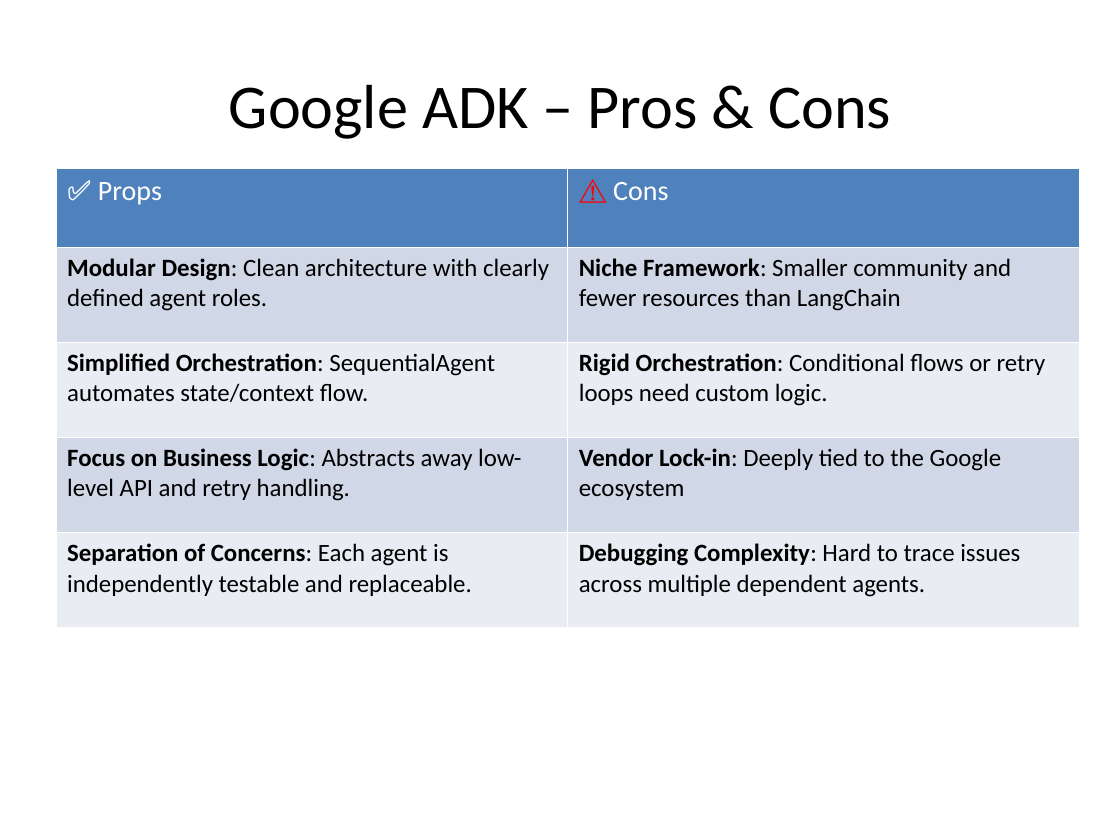
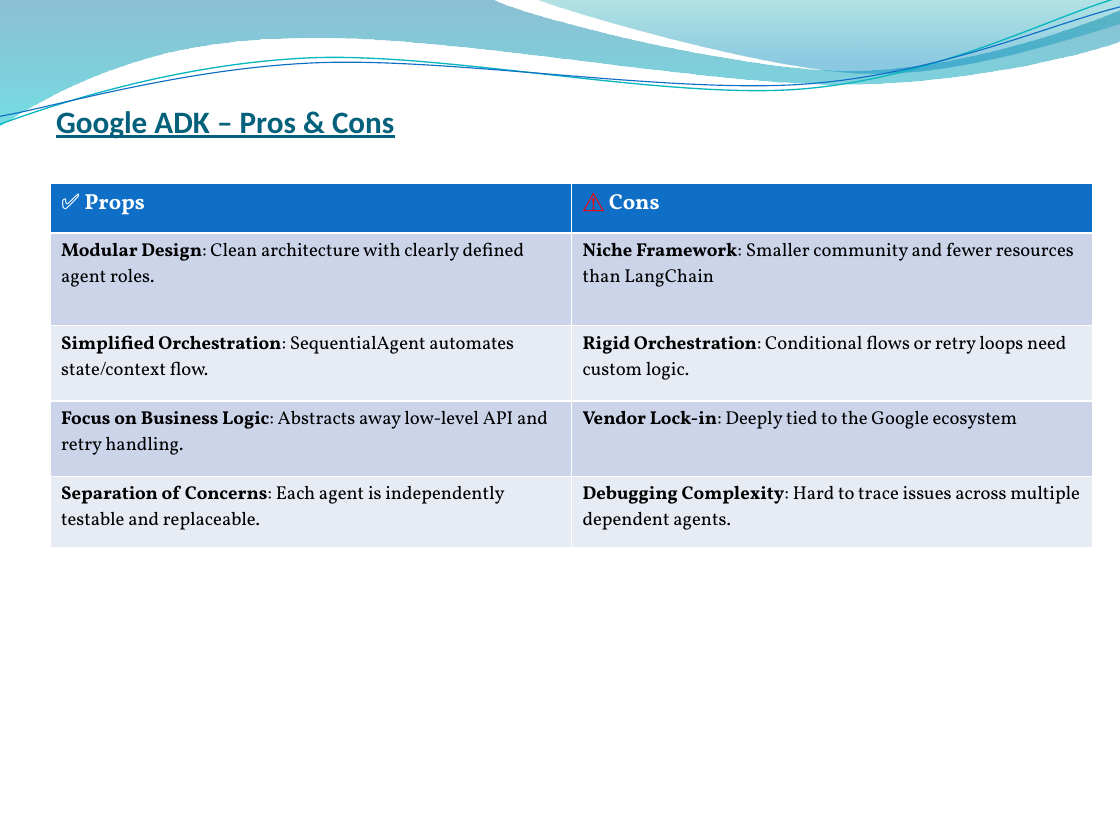
Before and after one commit to msn5566/ADKFramework, a slide deck: slide 4 of ADK_Complete_Presentation.pptx. Drawn at 1120x840 pixels with LibreOffice and Linux fonts; fonts in the diff are those of the drawing; background and template pictures are left out. Boxes give left, top, right and bottom in pixels: in the first picture for what was removed or moved away, otherwise in the second. Text is boxed around its words. In the diff, an @@ line names an element or a change of style, - is before the commit and + after.

```diff
--- a/ADK_Complete_Presentation.pptx
+++ b/ADK_Complete_Presentation.pptx
@@ freeform shape added at bbox=[0, 0, 1120, 127], fill gradient #0074A1 to #00C6CF @@
@@ freeform shape added at bbox=[0, 0, 1120, 131], outline #0AB8BF 0.85 pt @@
@@ freeform shape added at bbox=[0, 7, 1120, 125], outline #0F6FC6 0.75 pt @@
@@ freeform shape added at bbox=[536, 0, 1120, 77], fill gradient #00A1A9 to #008BBF @@
@@ title "Google ADK – Pros & ...": place and size @@
-title "Google ADK – Pros & ..." at bbox=[229, 84, 891, 139]
+title "Google ADK – Pros & ..." at bbox=[56, 111, 394, 139]
@@ title "Google ADK – Pros & ..." at bbox=[56, 111, 394, 139]: size 40 to 20 pt, text colour #000000 to #04617B, bold on, underline on; alignment centre to left; vertical alignment middle to bottom @@
@@ table at bbox=[50, 183, 1094, 548] @@
@@ fill #4F81BD to #0F6FC6 in row 1 @@
@@ fill #D0D8E8 to #CCD5EA in 4 cells @@
@@ fill #E9EDF4 to #E7EBF5 in 4 cells @@
@@ size 18 to 14 pt, bold on in "✅ Props", "⚠ Cons" @@
@@ font Calibri to Vollkorn, size 16 to 12 pt @@
@@ table: place and size @@
-table at bbox=[56, 168, 1080, 627]
+table at bbox=[50, 183, 1094, 548]
```
Also in this commit, not shown: 14 other slides changed, 3 slides added, 2 slides removed, 1 other file.
